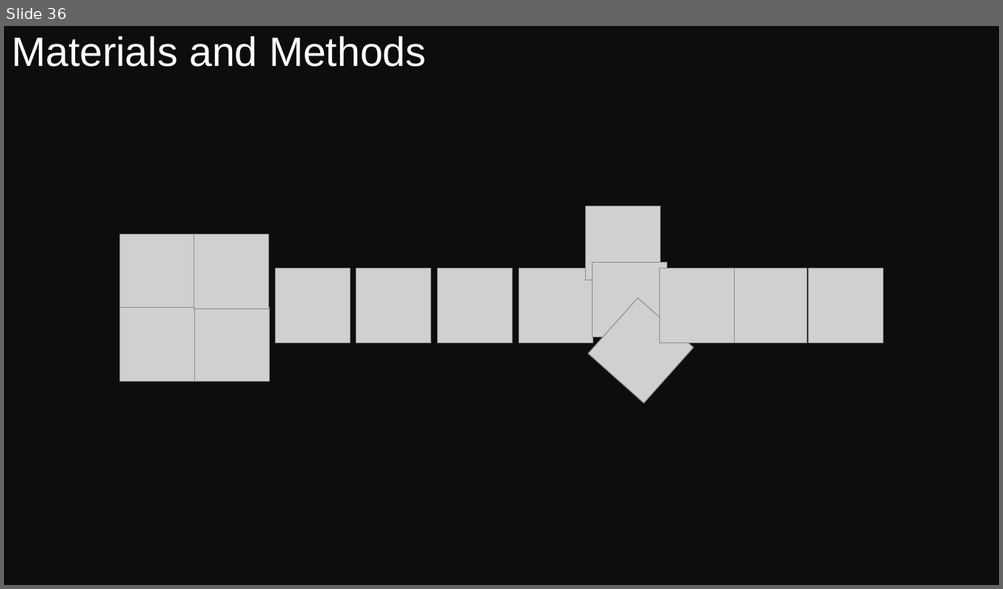
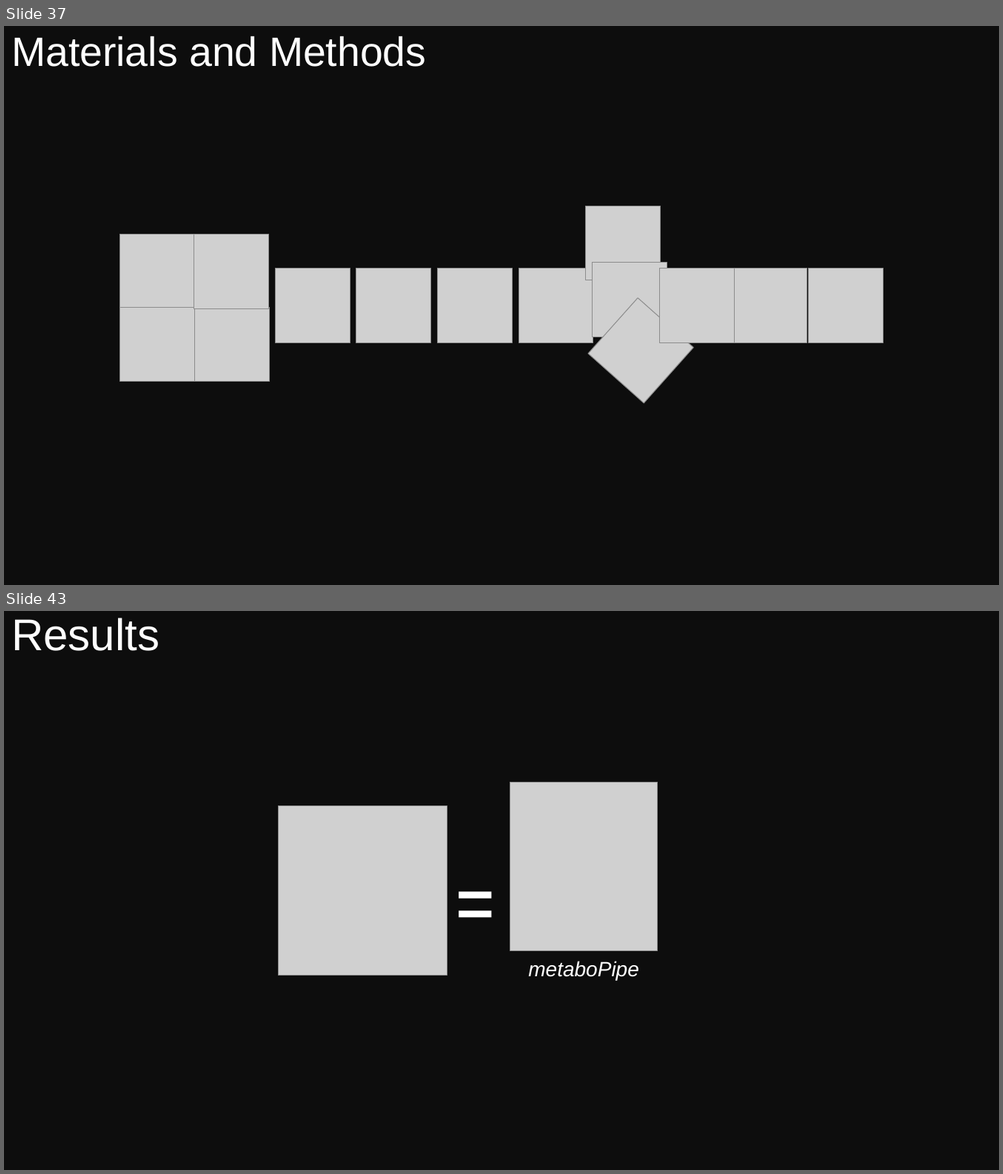
Before and after one commit to eperezme/metaboPipe, a slide deck: Defense/metaboPipe.pptx. Shown one above the other, each under a label of ours: slide 36 before the commit, slides 37 and 43 after it; the slides between them are not shown. The pictures are 1003x589 and 1003x1174 pixels, drawn with LibreOffice and Linux fonts; fonts in the diff are those of the drawing; grey boxes stand for pictures. Boxes give left, top, right and bottom in pixels: in the first picture for what was removed or moved away, otherwise in the second. Text is boxed around its words. In the diff, an @@ line names an element or a change of style, - is before the commit and + after.

```diff
--- a/Defense/metaboPipe.pptx
+++ b/Defense/metaboPipe.pptx
@@ slide 43 added at [4,611,999,1170], background #0D0D0D @@
@@ text added at [11,618,159,651], 42.9 pt, text #FFFFFF @@
+Results
@@ picture added at [510,782,657,951] @@
@@ picture added at [278,806,447,975] @@
@@ text added at [449,830,508,951], 96 pt, text #FFFFFF @@
+=
@@ text added at [528,961,639,980], 20 pt, text #FFFFFF, italic @@
+metaboPipe
@@ what was slide 36 is now slide 37 @@
```
Also in this commit, not shown: 35 slides changed, 28 other slides added.
